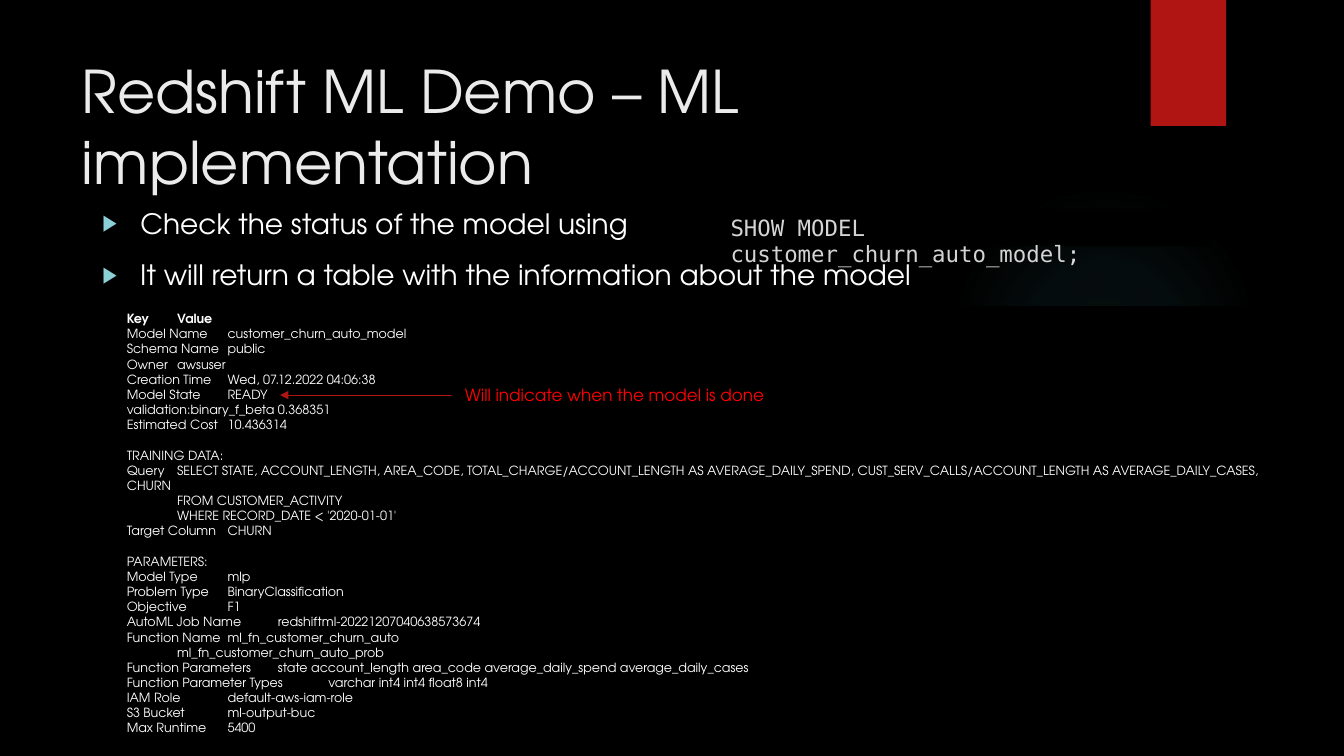
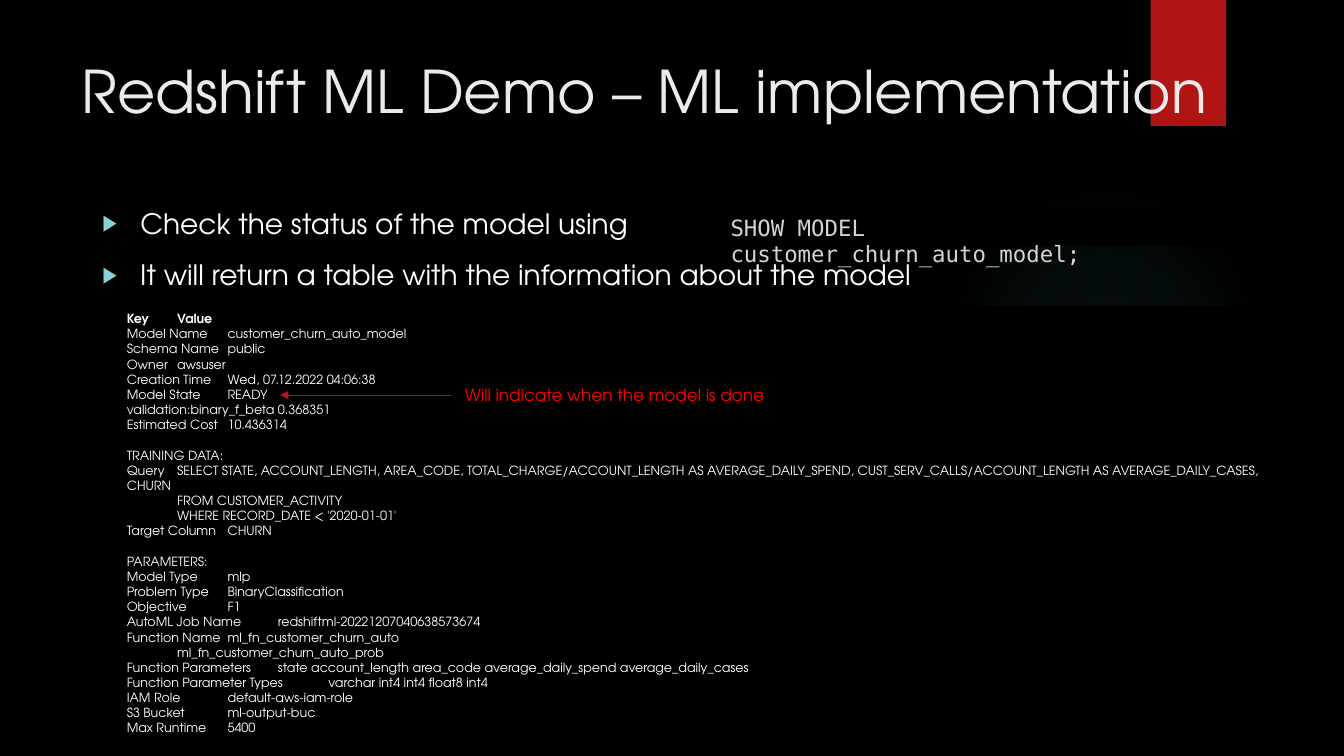
Before and after one commit to blasher565/advDBM_csit565, a slide deck: slide 20 of Final/lasher_redshift_dl_ml_csit565_final.pptx. Drawn at 1344x756 pixels with LibreOffice and Linux fonts; fonts in the diff are those of the drawing; background and template pictures are left out. Boxes give left, top, right and bottom in pixels: in the first picture for what was removed or moved away, otherwise in the second. Text is boxed around its words. In the diff, an @@ line names an element or a change of style, - is before the commit and + after.

```diff
--- a/Final/lasher_redshift_dl_ml_csit565_final.pptx
+++ b/Final/lasher_redshift_dl_ml_csit565_final.pptx
@@ title "Redshift ML Demo – ML ..." rewrapped from [81, 69, 739, 196] to [81, 52, 1207, 126] @@
```
Also in this commit, not shown: 7 other slides changed.
